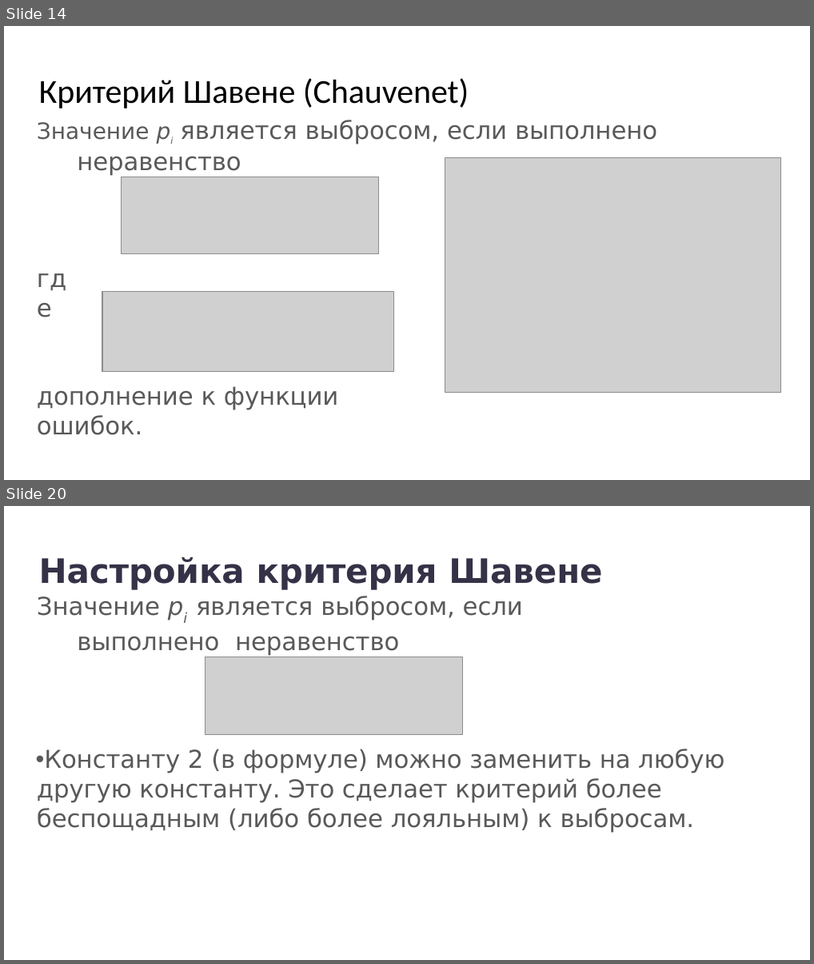
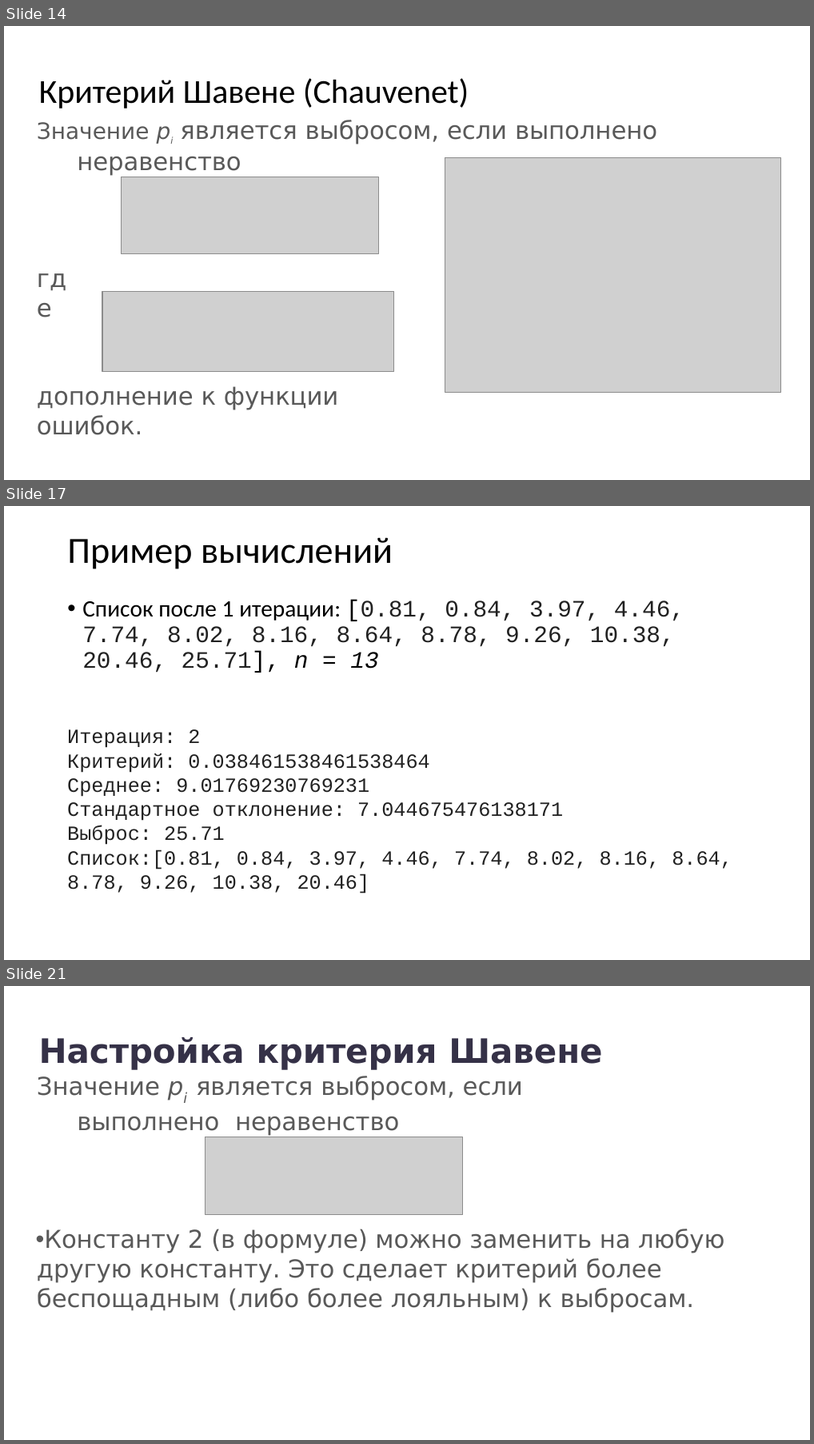
Before and after one commit to Alexandre77777/data_mining, a slide deck: 2. Кластеризация/Теория/1. Выбросы.pptx. Shown one above the other, each under a label of ours: slides 14 and 20 before the commit, slides 14, 17 and 21 after it; the slides between them are not shown. The pictures are 814x964 and 814x1444 pixels, drawn with LibreOffice and Linux fonts; fonts in the diff are those of the drawing; grey boxes stand for pictures. Boxes give left, top, right and bottom in pixels: in the first picture for what was removed or moved away, otherwise in the second. Text is boxed around its words. In the diff, an @@ line names an element or a change of style, - is before the commit and + after.

```diff
--- a/2. Кластеризация/Теория/1. Выбросы.pptx
+++ b/2. Кластеризация/Теория/1. Выбросы.pptx
@@ slide 17 added at (4,506,810,960), background #FFFFFF @@
@@ title added at (67,537,393,569), 33 pt, text #000000 @@
+Пример вычислений
@@ text added at (82,600,685,672), 21 pt, text #212121 @@
+• Cписок после 1 итерации: [0.81, 0.84, 3.97, 4.46, 7.74, 8.02, 8.16, 8.64, 8.78, 9.26, 10.38, 20.46, 25.71], n = 13
@@ text added at (67,729,733,893), 18 pt, text #212121 @@
+Итерация: 2
+Критерий: 0.038461538461538464
+Среднее: 9.01769230769231
+Стандартное отклонение: 7.044675476138171
+Выброс: 25.71
+Список:[0.81, 0.84, 3.97, 4.46, 7.74, 8.02, 8.16, 8.64, 8.78, 9.26, 10.38, 20.46]
@@ what was slide 20 is now slide 21 @@
```
Also in this commit, not shown: 5 other slides added, 5 slides removed.
